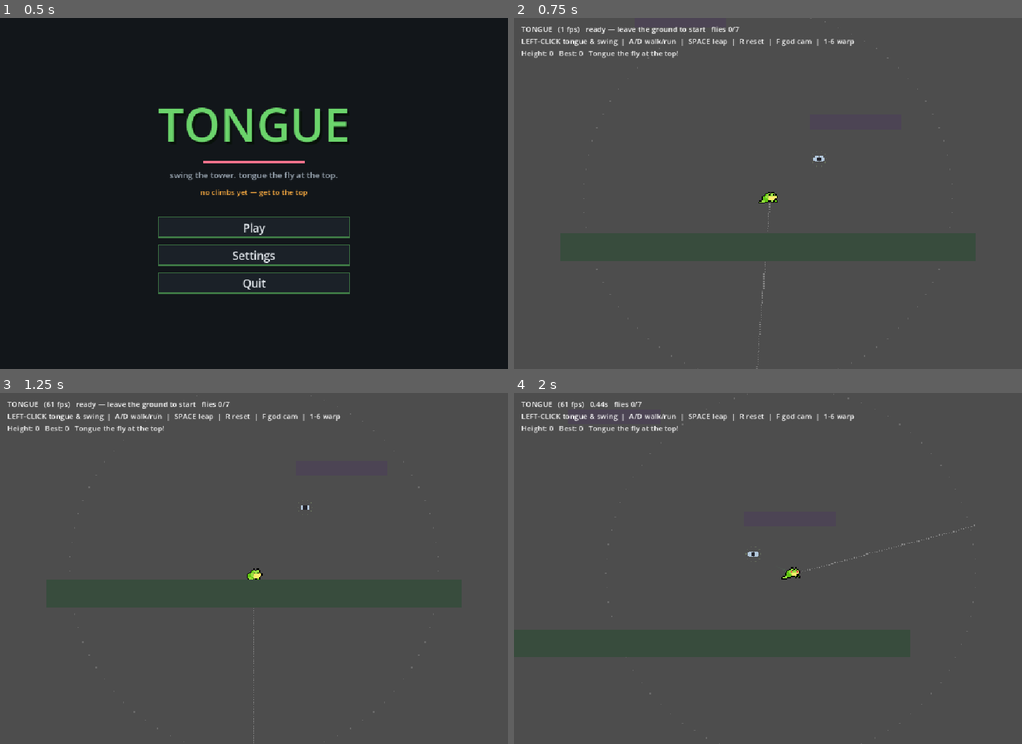
Above: before the commit, frames 1-4 (two rows, left to right).
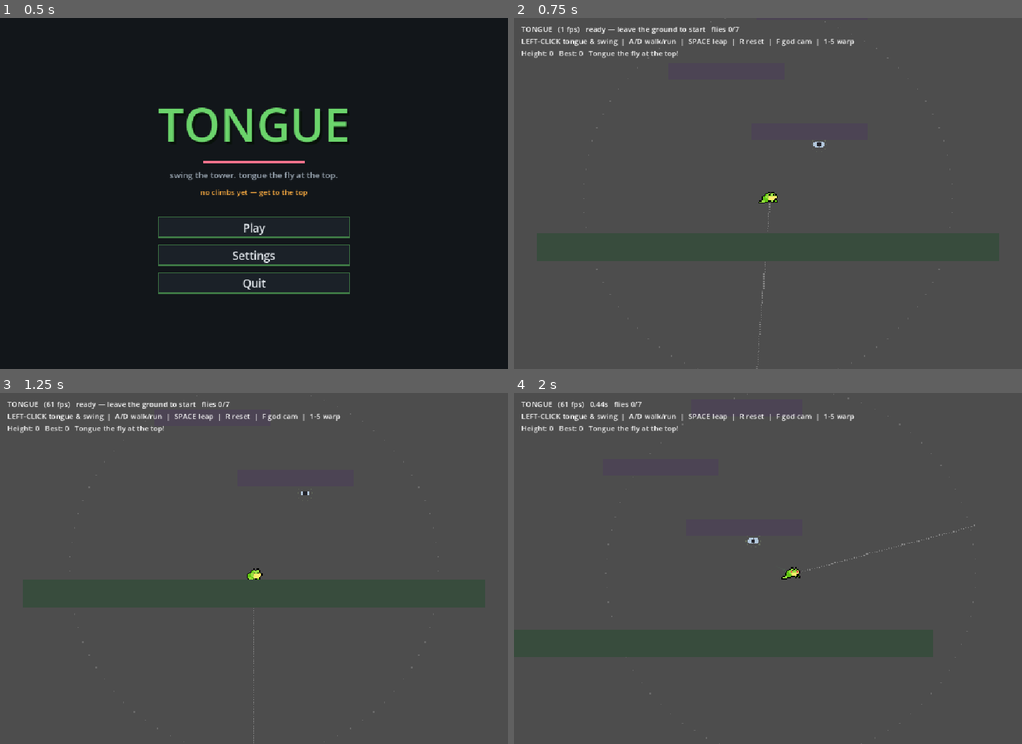
Above: after the commit, the same moments.

Repository: asg86260/Tongue
Game: Godot game, scene res://Title.tscn
Two runs of this game, one before a commit and one after it. Both use one fixed random seed, a clock stepped at 60 frames per second and the inputs below.
Inputs (mouse positions are in pixels of both pictures, inside the frame that each line leads up to):
- Up to frame 1 (0.5 s): no input
- Up to frame 2 (0.75 s): click "Play" at 0.5 s
- Up to frame 3 (1.25 s): no input
- Up to frame 4 (2 s): tap Enter at 1.25 s; move the mouse to (879, 550) at 1.27 s; hold D (move_right) from 1.28 s (still down); hold Space (jump) from 1.28 s (still down); click (879, 550) at 1.42 s

Frame 1 is identical in both runs. In frame 2, less than 0.1% of the frame differs, in the area x 38-63%, y 0-43%; in frame 3, less than 0.1%; in frame 4, less than 0.1%.

Commit message:
Tune difficulty into a curve: easy jumps first 20m, then ramp
Rebuild the tower: 0-20m is all jump-sized rises on wide ledges (no grapple-only
anchors), then gaps/knobs/swings/overhang/narrowing ramp in band by band to the
summit. Perches are now the 5 band-boundary landings (also warp targets 1-5).

Co-Authored-By: Claude Opus 4.8 <noreply@anthropic.com>

Diff:
--- a/Game.gd
+++ b/Game.gd
@@ -541,4 +541,4 @@
 			return
 		var clock := "ready — leave the ground to start" if not run_started else "%.2fs" % run_time
 		var banner := "★ NEW BEST ★\n" if best_flash > 0.0 else ""
-		label.text = "%sTONGUE   (%d fps)   %s   flies %d/%d\nLEFT-CLICK tongue & swing  |  A/D walk/run  |  SPACE leap  |  R reset  |  F god cam  |  1-6 warp\nHeight: %d   Best: %d   Tongue the fly at the top!" % [banner, Engine.get_frames_per_second(), clock, fly_count, fly_total, _height(), int(best)]
+		label.text = "%sTONGUE   (%d fps)   %s   flies %d/%d\nLEFT-CLICK tongue & swing  |  A/D walk/run  |  SPACE leap  |  R reset  |  F god cam  |  1-5 warp\nHeight: %d   Best: %d   Tongue the fly at the top!" % [banner, Engine.get_frames_per_second(), clock, fly_count, fly_total, _height(), int(best)]
--- a/LevelData.gd
+++ b/LevelData.gd
@@ -15,71 +15,81 @@
 #   to swing from AND a spot to land on (landing recharges your one tongue).
 
 static func tower() -> Dictionary:
-	# Sectioned rage design with a VARIED VOCABULARY (not just ledge-to-ledge zigzag).
-	# No checkpoints — a fall drops you to the green perch below, costing a section.
-	# Because of the one-tongue-per-airtime rule, every grapple must end in a landing,
-	# so variety comes from WHAT you grab and the shape of each leap->swing->land.
+	# DIFFICULTY CURVE (100px = 1m; jump apex ≈ 1.4m, tongue reach = MAX_LEN 400):
+	#   0–20m  : every rise ≤ ~135px so a NORMAL JUMP clears it. Wide ledges, gentle
+	#            zigzag that slowly widens + narrows — no grapple-only anchors yet.
+	#   20–30m : gaps grow past jump range (forcing grapples) + the first knob swings.
+	#   30–43m : full swings — an overhang to grapple under, a lateral traverse, narrower.
+	#   43–51m : climax — sparse knobs, narrowest ledges, the summit fly.
+	# "perches" are the band-boundary landings (also the dev warp targets, keys 1–5).
+	# Every grapple distance below is < MAX_LEN, and stays so on purpose.
 	return {
 		"spawn": Vector2(0, -40),
-		"ground": [0, 80, 900, 60],
+		"ground": [0, 80, 1000, 60],
 		"goal": Vector2(40, -5120),
-		# "perches" are NOT safe rests anymore — they're narrow skill-check landings
-		# (Jump-King style). Miss one and you plummet. They stay load-bearing (you must
-		# land to recharge the tongue) but are tight, and drawn like normal ledges.
 		"perches": [
-			[ -10, -640, 120, 40],    # landing 1 (after warmup)
-			[  10, -1650, 120, 40],   # landing 2 (after anchor knobs)
-			[ -20, -2270, 120, 40],   # landing 3 (after the chasm pendulum)
-			[   0, -3250, 120, 40],   # landing 4 (after the overhangs)
-			[ 760, -3700, 120, 40],   # landing 5 (end of the lateral traverse, far right)
-			[  40, -5000, 150, 36],   # summit landing under the fly
+			[   0, -820, 220, 40],    # 1: ~8m breather
+			[ -20, -2000, 200, 40],   # 2: ~20m — end of the easy jump section
+			[  40, -3060, 190, 40],   # 3: ~30m — after the first swings
+			[  40, -4480, 180, 40],   # 4: ~44m — after the traverse
+			[  40, -5020, 150, 36],   # 5: ~50m — summit landing under the fly
 		],
 		"platforms": [
-			# --- S1 Warmup: plain ledge swings (teach the rhythm) ---
-			[ 190, -190, 200, 32],
-			[-190, -410, 200, 32],
-			# --- S2 Anchor knobs: commit to empty-space points, fling to small ledges ---
-			[-170, -1020, 170, 28],
-			[ 190, -1420, 170, 28],
-			# --- S3 Chasm pendulum: see anchors below; land far & low ---
-			[-250, -2040, 200, 30],   # far landing, only via a real arc
-			# --- S4 Overhang dive: grapple a ceiling, swing under to a tucked ledge ---
-			[ 250, -2640, 150, 26],   # tucked under/right of the first ceiling
-			[-250, -3020, 150, 26],   # tucked under/left of the second ceiling
-			# --- S5 Lateral traverse: march RIGHT, not up (breaks the vertical grind) ---
-			[ 230, -3360, 150, 26],
-			[ 430, -3430, 150, 26],
-			[ 760, -3480, 160, 28],
-			# --- S6 Climax: sparse anchors + long reaches back up & left to the fly ---
-			[ 420, -4140, 130, 24],
-			[  60, -4560, 130, 24],
+			# --- 0–20m: jump-sized rises (≤135px), wide ledges slowly tapering ---
+			[  90, -170, 250, 36],
+			[ -90, -300, 250, 36],
+			[  95, -430, 240, 36],
+			[ -95, -560, 240, 34],
+			[ 100, -690, 230, 34],
+			# (perch 1 at -820)
+			[-100, -950, 220, 32],
+			[ 110, -1080, 210, 32],
+			[-110, -1210, 210, 32],
+			[ 115, -1340, 200, 32],
+			[-115, -1470, 200, 30],
+			[ 120, -1600, 190, 30],
+			[-120, -1730, 190, 30],
+			[ 110, -1860, 190, 30],
+			# (perch 2 at -2000)
+			# --- 20–30m: bigger gaps (grapple) + first knob swings ---
+			[-160, -2190, 170, 30],
+			[ 180, -2460, 160, 28],
+			[-150, -2640, 150, 28],
+			[ 190, -2920, 150, 28],
+			# (perch 3 at -3060)
+			# --- 30–43m: overhang + lateral traverse, narrower ---
+			[ 260, -3320, 140, 26],   # land off the overhang swing
+			[-110, -3640, 130, 26],
+			[ 130, -3800, 130, 26],
+			[ 380, -3920, 140, 26],   # traverse right...
+			[ 620, -4030, 140, 28],
+			[ 250, -4320, 130, 24],
+			# (perch 4 at -4480)
+			# --- 43–51m: climax, narrowest ledges to the summit ---
+			[ 140, -4790, 120, 24],
 		],
 		"anchors": [
-			# S2 knobs
-			[ 160, -840, 16],
-			[ -40, -1230, 16],
-			# S3 the "money" central anchor (bigger) for the chasm pendulum
-			[  30, -1880, 18],
-			# S5 a knob to fling further right across the traverse
-			[ 600, -3300, 16],
-			# S6 climax knobs
-			[ 600, -3940, 16],
-			[ 240, -4360, 16],
-			[-120, -4780, 18],
+			# 20–30m knobs
+			[  50, -2320, 16],
+			[  10, -2780, 16],
+			# 30–43m knobs
+			[  90, -3500, 18],
+			[ 470, -4200, 16],
+			# climax knobs
+			[-120, -4650, 18],
+			[  10, -4930, 16],
 		],
 		"ceilings": [
-			[ 150, -2480, 260, 28],   # S4 first overhead slab
-			[-150, -2860, 260, 28],   # S4 second overhead slab
+			[ 150, -3180, 260, 28],   # the overhang you grapple the underside of (~31m)
 		],
-		# collectible flies — snag with the tongue. Placed on risky/optional lines so
-		# going for them costs you safety. (caught count shown in UI; not required to win)
+		# collectible flies — optional, on risky/offline spots
 		"flies": [
-			[ 110, -110],    # START: a freebie right in front of spawn — teaches the catch
-			[  40, -930],    # S2: between the two knob ledges
-			[-180, -1330],   # S2: out past the second knob
-			[-110, -1980],   # S3: dangling in the chasm void — grab mid-pendulum
-			[ 150, -2560],   # S4: tucked under the first overhang
-			[ 530, -3380],   # S5: hanging over the traverse gap
-			[ 360, -4300],   # S6: off the climax line, a detour
+			[ 110, -140],    # START: a freebie to teach the catch
+			[   0, -880],    # near the first breather
+			[-130, -1280],   # mid easy section
+			[  90, -2380],   # 20m+ near the first knob
+			[ 300, -3320],   # overhang area
+			[ 620, -4000],   # far end of the traverse
+			[ 140, -4750],   # climax detour
 		],
 	}
Not shown, added: Ui.gd.uid
